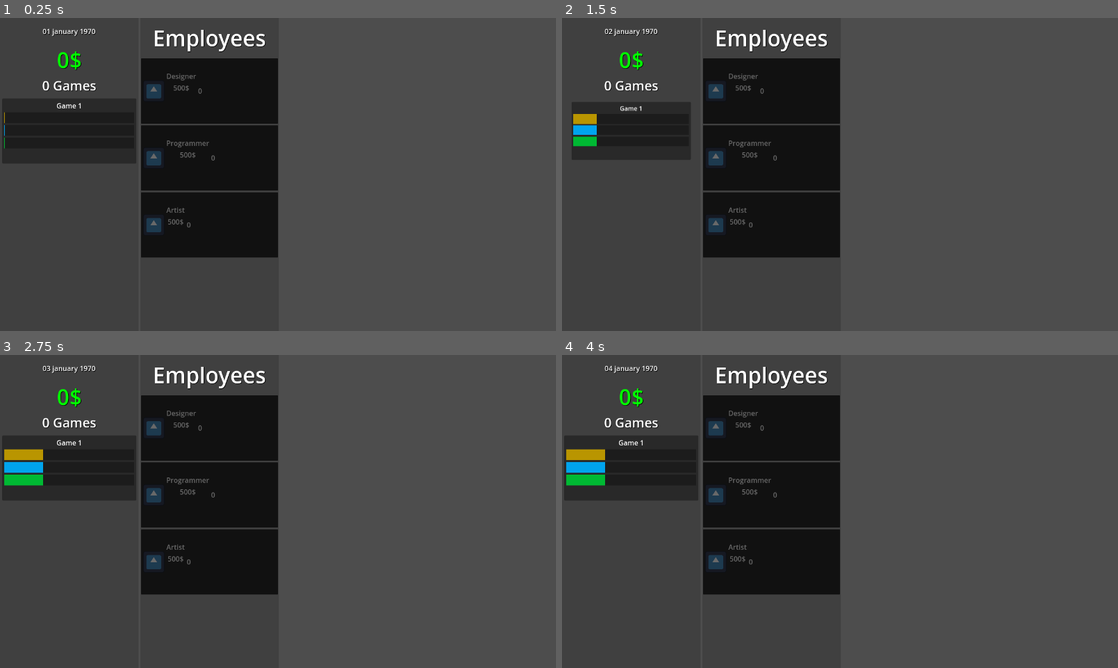
Above: before the commit, frames 1-4 (two rows, left to right).
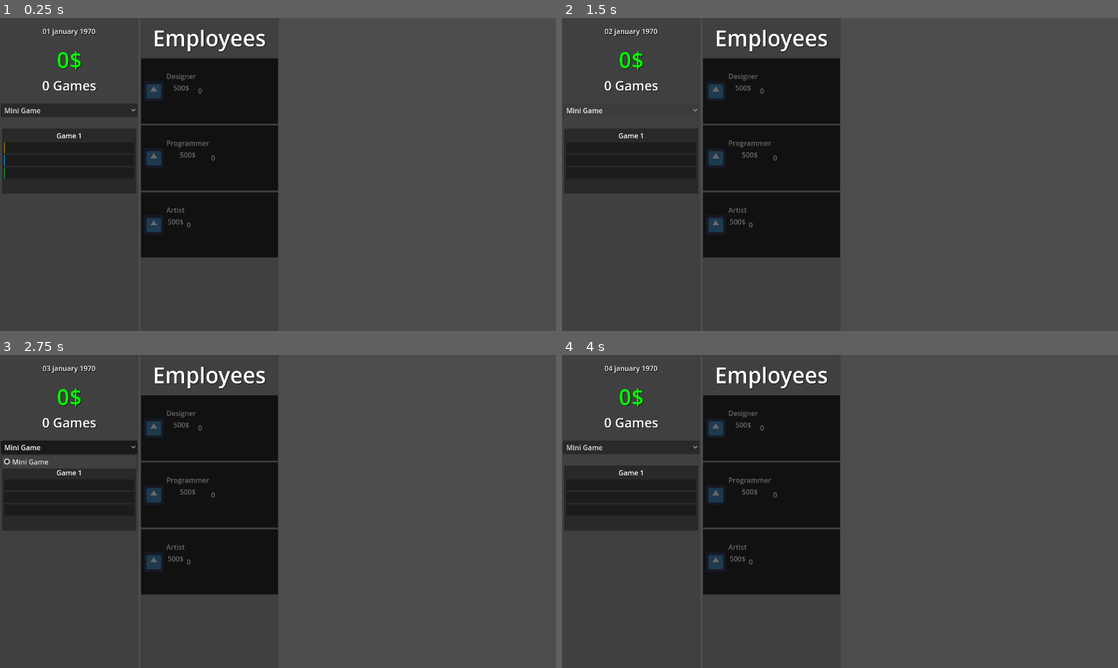
Above: after the commit, the same moments.

Repository: lolo111channel/GameDevClicker
Game: Godot game, scene res://Levels/level.tscn
The game is run twice, just before and just after one commit, with the same random seed, the same clock (stepped at 60 frames per second) and the same inputs. The engine's default icon, where the game draws it, is replaced by a stand-in: a white triangle on a blue panel in a dark square.
Inputs (mouse positions are in pixels of both pictures, inside the frame that each line leads up to):
- Up to frame 1 (0.25 s): no input
- Up to frame 2 (1.5 s): click (628, 111) at 0.5 s, where only the run after the commit has a clickable "Mini Game"; click (628, 111) at 1.25 s, where only the run after the commit has a clickable "Mini Game"
- Up to frame 3 (2.75 s): click (66, 448) at 2 s, where only the run after the commit has a clickable "Mini Game"
- Up to frame 4 (4 s): tap Enter at 2.75 s; move the mouse to (773, 426) at 2.77 s; click (773, 426) at 2.92 s; tap Space at 3.5 s; move the mouse to (773, 495) at 3.52 s; click (773, 495) at 3.67 s

The runs differ from the first frame. In frame 1, 2.0% of the frame differs, in the area x 0-25%, y 27-52%; in frame 2, 2.7%, in the area x 0-25%, y 28-52%; in frame 3, 2.6%; in frame 4, 2.5%.

Commit message:
I start working on sizes of game

Diff:
--- a/Scripts/Game/Game.gd
+++ b/Scripts/Game/Game.gd
@@ -3,6 +3,79 @@
 var game_name : String = "Game"
 var min_earnings : int = 50
 var max_earnings : int = 100
+
+var sizes_of_game : Array[Dictionary] =[
+	{
+		name = "Mini Game",
+		required_points = {
+			design = 10,
+			art = 10,
+			programming = 10
+		},
+		workers_needed = 0,
+		min_earnings = 50,
+		max_earnings = 100
+	},
+	{
+		name = "Indie Game",
+		required_points = {
+			design = 50,
+			art = 50,
+			programming = 50
+		},
+		workers_needed = 5,
+		min_earnings = 500,
+		max_earnings = 1000
+	},
+	{
+		name = "Big Indie Game",
+		required_points = {
+			design = 100,
+			art = 100,
+			programming = 100
+		},
+		workers_needed = 20,
+		min_earnings = 1000,
+		max_earnings = 4000,
+	},
+	{
+		name = "AA",
+		required_points = {
+			design = 500,
+			art = 500,
+			programming = 500
+		},
+		workers_needed = 85,
+		min_earnings = 10000,
+		max_earnings = 15000,
+	},
+	{
+		name = "AAA",
+		required_points = {
+			design = 1000,
+			art = 1000,
+			programming = 1000
+		},
+		workers_needed = 200,
+		min_earnings = 100000,
+		max_earnings = 200000,
+	},
+	{
+		name = "AAAA",
+		required_points = {
+			design = 10000,
+			art = 10000,
+			programming = 10000
+		},
+		workers_needed = 1000,
+		min_earnings = 1000000,
+		max_earnings = 5000000,
+	}
+]
+
+var current_size_of_game : Dictionary = {
+
+}
 
 var required_points : Dictionary = {
 	design = 10,
@@ -16,7 +89,8 @@
 	programming = 0
 }
 
-
+func _ready() -> void:
+	set_current_size_of_game(0)
 
 func add_points(points : Dictionary) -> void:
 	if current_points != required_points:
@@ -65,3 +139,11 @@
 		points = required_points,
 		money_earned = money_earned
 	}
+
+
+func get_size_of_game(id : int) -> Dictionary:
+	return sizes_of_game[id]
+
+func set_current_size_of_game(id : int) -> void:
+	current_size_of_game = get_size_of_game(id)
+	required_points = current_size_of_game.required_points
--- a/Scripts/Global.gd
+++ b/Scripts/Global.gd
@@ -7,3 +7,24 @@
 	var tween : Tween = create_tween()
 	tween.tween_property(object,"scale",min,duration)
 	tween.tween_property(object,"scale",max,duration)
+
+
+func rounding_value(moneyx:float,y:String) -> String:
+	var x:float
+
+	if(moneyx >= 1000 and moneyx < 1000000):
+		x = moneyx / 1000;
+		y = str(snapped(x,0.001)) + "K"
+	elif(moneyx >= 1000000 and  moneyx < 1000000000):
+		x = moneyx / 1000000
+		y =  str(snapped(x,0.001)) + "M"
+	elif(moneyx >= 1000000000 and moneyx < 1000000000000 ):
+		x = moneyx / 1000000000;
+		y = str(snapped(x,0.001)) + "B"
+	elif(moneyx >= 1000000000000):
+		x = moneyx / 1000000000000;
+		y = str(snapped(x,0.001)) + "T"
+	else:
+		y = str(snapped(moneyx,0.001))
+
+	return y;
--- a/Scripts/UI/GameCreatorUI.gd
+++ b/Scripts/UI/GameCreatorUI.gd
@@ -33,9 +33,9 @@
 
 
 		current_money = lerp(current_money,player.money+1,0.5)
-		money_label.text = "%s$" % [current_money]
+		money_label.text = "%s$" % [Global.rounding_value(current_money,"")]
 
-		created_games_label.text = "%s Games" % [player.created_games.size()]
+		created_games_label.text = "%s Games" % [Global.rounding_value(player.created_games.size(),"")]
 
 
 		if created_games_amount != player.created_games.size():
--- /dev/null
+++ b/Scripts/UI/SizeofGameButton.gd
@@ -0,0 +1,30 @@
+extends OptionButton
+
+@export var player_ui : PlayerUI
+var workers : Workers
+
+var sizes_of_game : Array[Dictionary] = []
+var workers_needed : Array[int] = []
+
+func _ready() -> void:
+
+	if player_ui:
+		workers = player_ui.get_workers()
+
+	var new_game : Game = Game.new()
+	sizes_of_game = new_game.sizes_of_game
+	add_child(new_game)
+	new_game.queue_free()
+
+	for i in sizes_of_game:
+		workers_needed.append(i.workers_needed)
+
+func _process(delta) -> void:
+
+	if workers != null:
+		for i in workers_needed.size():
+			if workers_needed[i] != -1:
+				if workers.get_workers_count() >= workers_needed[i]:
+					add_item(sizes_of_game[i].name)
+
+					workers_needed[i] = -1
--- a/Scripts/UI/ui.tscn
+++ b/Scripts/UI/ui.tscn
@@ -1,8 +1,9 @@
-[gd_scene load_steps=7 format=3 uid="uid://6jfegpnu1t1s"]
+[gd_scene load_steps=8 format=3 uid="uid://6jfegpnu1t1s"]
 
 [ext_resource type="PackedScene" uid="uid://dgfc86stwm1e3" path="res://Scripts/UI/make_game_panel.tscn" id="1_4cfp4"]
 [ext_resource type="Script" path="res://Scripts/UI/PlayerUI.gd" id="1_jfvu4"]
 [ext_resource type="Script" path="res://Scripts/UI/GameCreatorUI.gd" id="2_e4q7d"]
+[ext_resource type="Script" path="res://Scripts/UI/SizeofGameButton.gd" id="4_4xcbg"]
 [ext_resource type="PackedScene" uid="uid://citqmecducf4g" path="res://Scripts/UI/game_panel.tscn" id="4_d4la8"]
 [ext_resource type="PackedScene" uid="uid://d3uv5uxa34dos" path="res://Scripts/UI/HireWorkerUI/hire_worker_panel.tscn" id="6_wkcj0"]
 
@@ -85,6 +86,27 @@
 text = "0 Games"
 horizontal_alignment = 1
 
+[node name="MarginContainer5" type="MarginContainer" parent="GridContainer/GameCreator/ScrollContainer/VBoxContainer/GridContainer"]
+layout_mode = 2
+theme_override_constants/margin_top = 11
+
+[node name="SizeOfGameContainer" type="MarginContainer" parent="GridContainer/GameCreator/ScrollContainer/VBoxContainer/GridContainer"]
+layout_mode = 2
+theme_override_constants/margin_left = 2
+theme_override_constants/margin_top = 2
+theme_override_constants/margin_right = 2
+theme_override_constants/margin_bottom = 2
+
+[node name="SizeofGameButton" type="OptionButton" parent="GridContainer/GameCreator/ScrollContainer/VBoxContainer/GridContainer/SizeOfGameContainer" node_paths=PackedStringArray("player_ui")]
+layout_mode = 2
+focus_mode = 0
+script = ExtResource("4_4xcbg")
+player_ui = NodePath("../../../../../../..")
+
+[node name="MarginContainer4" type="MarginContainer" parent="GridContainer/GameCreator/ScrollContainer/VBoxContainer/GridContainer"]
+layout_mode = 2
+theme_override_constants/margin_top = 11
+
 [node name="MakeGameMargin" type="MarginContainer" parent="GridContainer/GameCreator/ScrollContainer/VBoxContainer/GridContainer"]
 layout_mode = 2
 theme_override_constants/margin_left = 5
--- a/Scripts/Workers/Workers.gd
+++ b/Scripts/Workers/Workers.gd
@@ -66,3 +66,11 @@
 		points_to_add[i.workers_role] = i.workers_count
 
 	player.making_game(points_to_add)
+
+func get_workers_count() -> int:
+	var counted_workers : int = 0
+
+	for i in workers:
+		counted_workers += i.workers_count
+
+	return counted_workers
